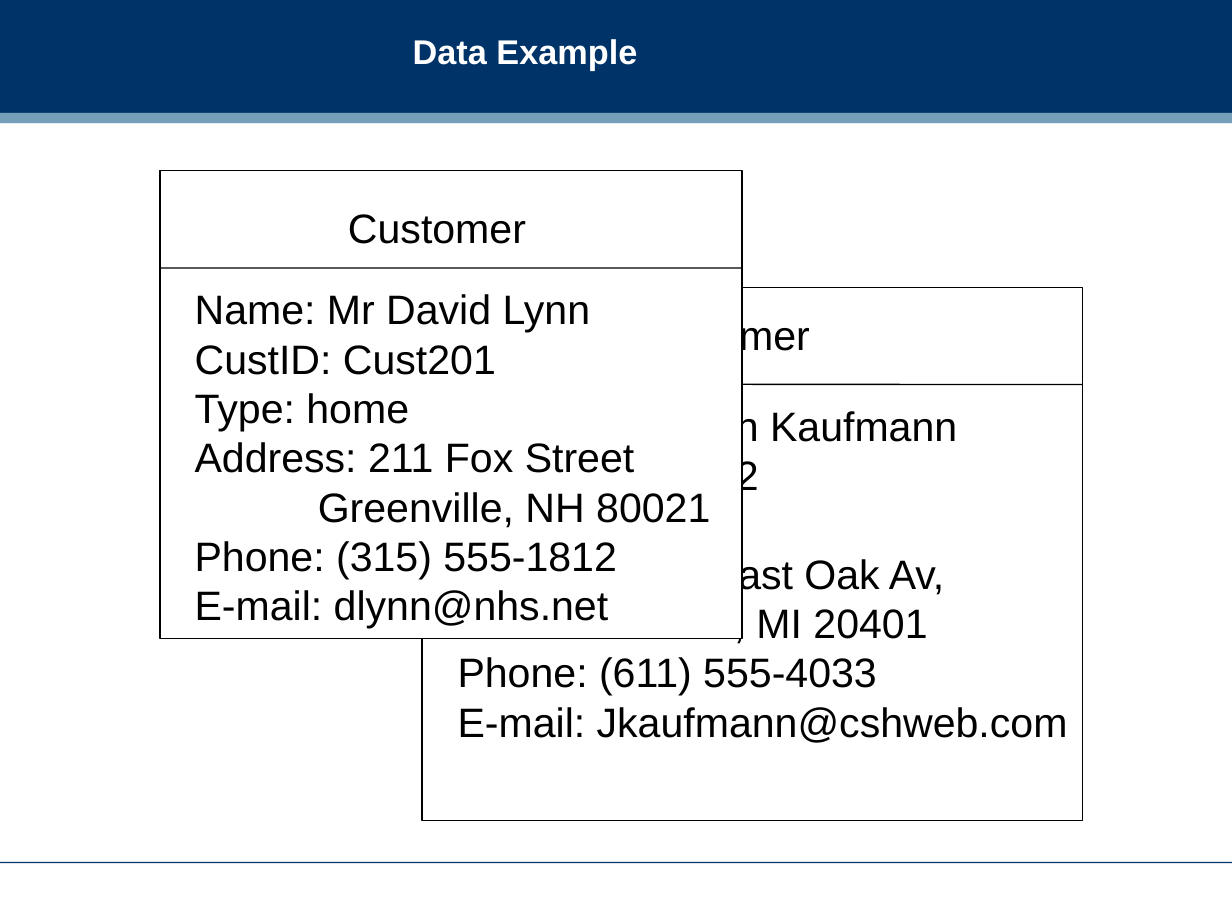
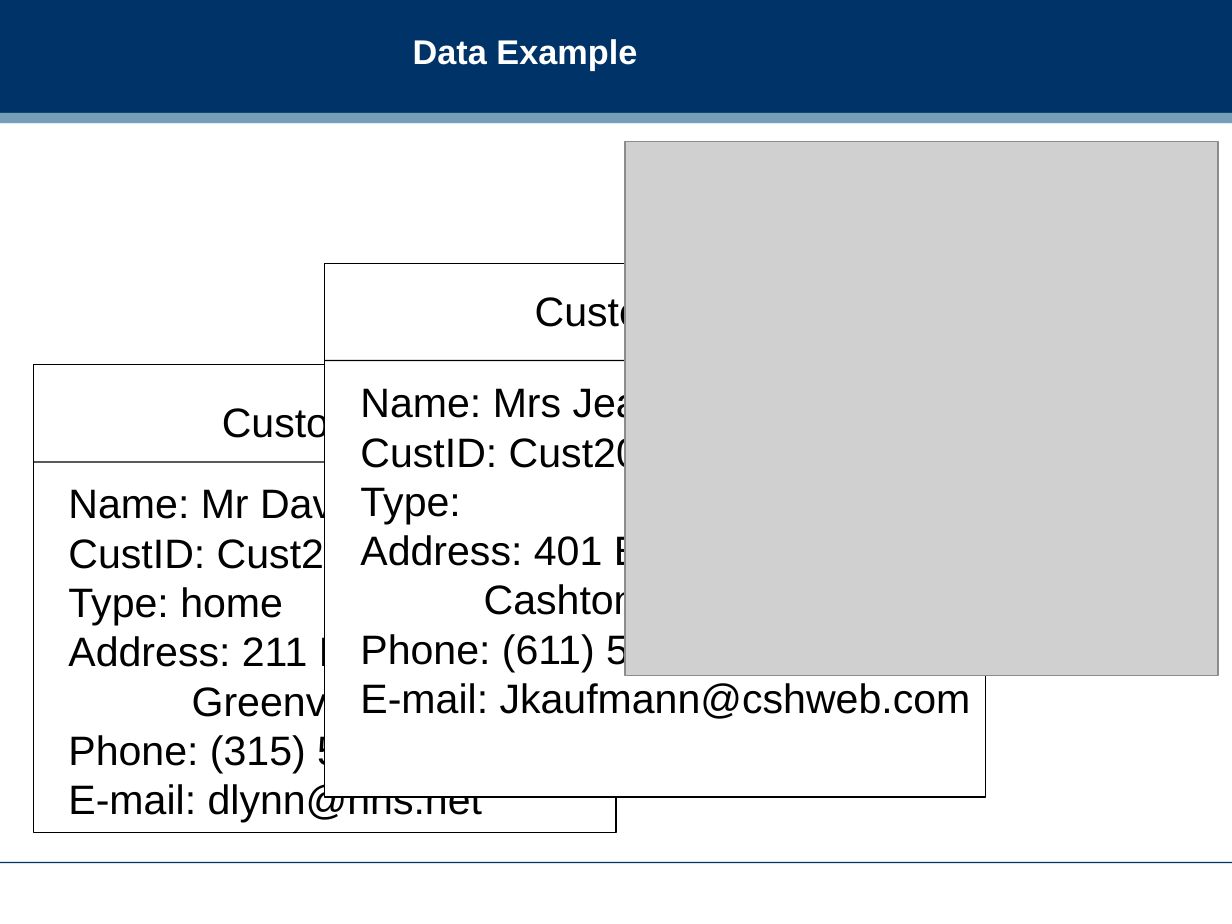
Before and after one commit to dreamind/ix, a slide deck: slide 17 of lectures/representing-data/xml.ppt (slide 15 before the commit). Drawn at 1232x924 pixels with LibreOffice and Linux fonts; fonts in the diff are those of the drawing; grey boxes stand for pictures; background and template pictures are left out. Boxes give left, top, right and bottom in pixels: in the first picture for what was removed or moved away, otherwise in the second. Text is boxed around its words. In the diff, an @@ line names an element or a change of style, - is before the commit and + after.

```diff
--- a/lectures/representing-data/xml.ppt
+++ b/lectures/representing-data/xml.ppt
@@ picture added at (625,142,1217,676) @@
@@ 1 text, 1 rectangle, 1 line: place and size @@
-1 text, 1 rectangle, 1 line at (423,287,1083,821)
+1 text, 1 rectangle, 1 line at (325,264,986,797)
@@ text "Name: Mrs Jean Kaufmann": place and size @@
-text "Name: Mrs Jean Kaufmann" at (458,408,1068,743)
+text "Name: Mrs Jean Kaufmann" at (360,385,971,719)
@@ 2 texts, 1 rectangle, 1 line: place and size @@
-2 texts, 1 rectangle, 1 line at (160,171,743,639)
+2 texts, 1 rectangle, 1 line at (33,365,616,833)
```
Also in this commit, not shown: 9 other slides changed, 4 slides added, 2 slides removed.
